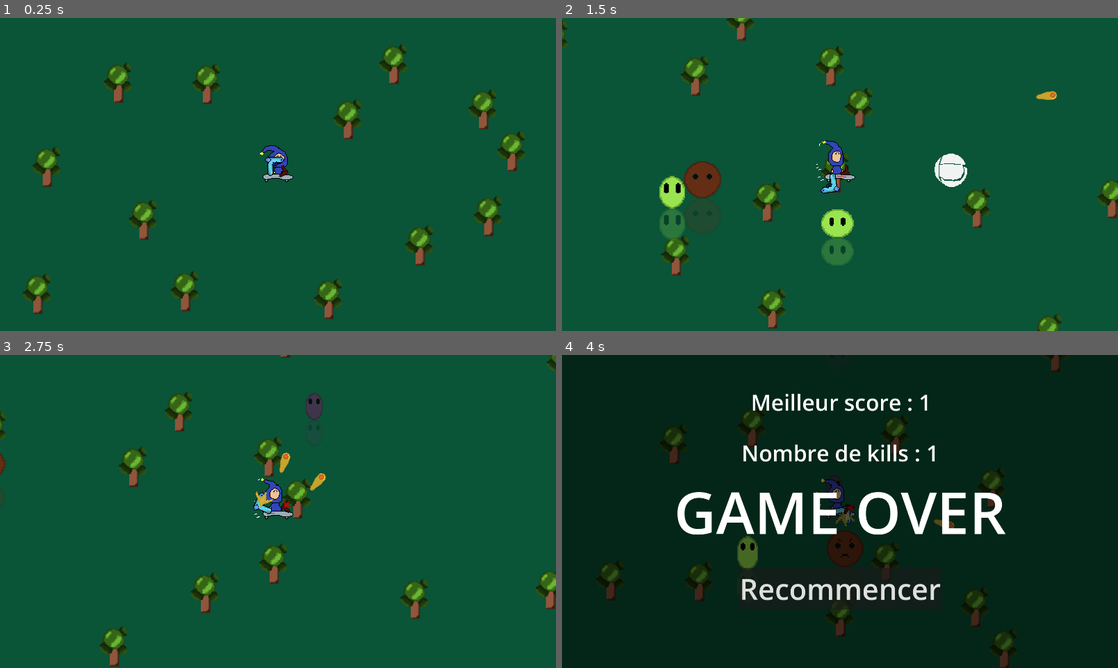
Above: before the commit, frames 1-4 (two rows, left to right).
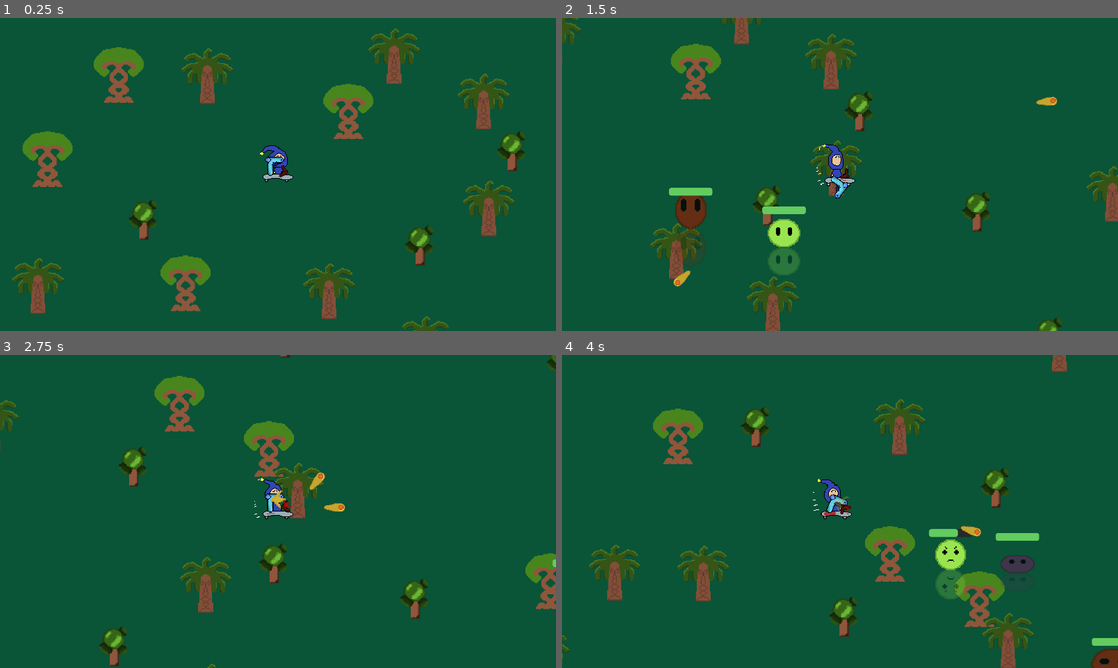
Above: after the commit, the same moments.

Repository: CarrascosaArnaud/VampSurv
Game: Godot game, scene res://scenes/game.tscn
Two runs of this game, one before a commit and one after it. Both use one fixed random seed, a clock stepped at 60 frames per second and the inputs below.
Inputs (mouse positions are in pixels of both pictures, inside the frame that each line leads up to):
- Up to frame 1 (0.25 s): no input
- Up to frame 2 (1.5 s): move the mouse to (962, 158) at 0.52 s; press the mouse at (962, 158) at 0.53 s; hold D (move_right) 0.53-1.28 s; move the mouse to (728, 190) at 1.27 s; release the mouse at (728, 190) at 1.28 s; hold S (move_down) from 1.28 s (still down); click (728, 190) at 1.35 s
- Up to frame 3 (2.75 s): move the mouse to (333, 442) at 2.02 s; release S (move_down) at 2.03 s; press the mouse at (333, 442) at 2.03 s; hold D (move_right) from 2.03 s (still down)
- Up to frame 4 (4 s): move the mouse to (812, 574) at 2.77 s; release D (move_right) at 2.78 s; release the mouse at (812, 574) at 2.78 s; hold W (move_up) 2.78-3.53 s; click (812, 574) at 2.85 s; move the mouse to (1006, 558) at 3.52 s; press the mouse at (1006, 558) at 3.53 s; hold A (move_left) from 3.53 s (still down)

The runs differ from the first frame. In frame 1, 8.6% of the frame differs, in the area x 2-93%, y 3-100%; in frame 2, 9.8%; in frame 3, 4.9%; in frame 4, 100%, in the area x 0-100%, y 0-100%.

Commit message:
v0.8
Lights adds, + scaling difficulty

revoir les arbres -> ok
avoir une difficulté plus progressive avec le temps -> ok
randomiser les messages de fin  -> ok
baisser le son de mort mobs par rapport aux sons des tirs -> ok
rajouter une barre de pv quand mobs pas full hp -> ok
fix le bouton "recommencer" -> pas reussi + menfou
optimiser le code (composition/héritage) -> non (peu applicable)

Diff:
--- a/scenes/audio_manager.tscn
+++ b/scenes/audio_manager.tscn
@@ -84,6 +84,7 @@
 
 [node name="MobDeathSound" type="AudioStreamPlayer" parent="."]
 stream = SubResource("AudioStreamRandomizer_ld8i4")
+volume_db = -18.0
 
 [node name="PlayerDeathSound" type="AudioStreamPlayer" parent="."]
 process_mode = 3
@@ -92,12 +93,11 @@
 [node name="Music" type="AudioStreamPlayer" parent="."]
 process_mode = 3
 stream = ExtResource("8_tecvb")
-autoplay = true
 
 [node name="AutoGunShootSound" type="AudioStreamPlayer" parent="."]
 stream = SubResource("AudioStreamRandomizer_6byjo")
-volume_db = -12.0
+volume_db = -15.0
 
 [node name="ManualGunShootSound" type="AudioStreamPlayer" parent="."]
 stream = SubResource("AudioStreamRandomizer_efuct")
-volume_db = -12.0
+volume_db = -14.0
--- a/scenes/game.tscn
+++ b/scenes/game.tscn
@@ -31,7 +31,7 @@
 rotation = 0.00561791
 
 [node name="SpawnTimer" type="Timer" parent="."]
-wait_time = 0.3
+wait_time = 0.6
 autostart = true
 
 [node name="GameOver" parent="." instance=ExtResource("4_7o7ka")]
--- a/scenes/game_over.tscn
+++ b/scenes/game_over.tscn
@@ -37,9 +37,9 @@
 [node name="Score" type="Label" parent="ColorRect2"]
 unique_name_in_owner = true
 layout_mode = 1
-anchors_preset = 5
-anchor_left = 0.5
-anchor_right = 0.5
+anchors_preset = -1
+anchor_left = 0.50026
+anchor_right = 0.611719
 offset_left = -340.5
 offset_top = 285.0
 offset_right = 340.5
@@ -47,14 +47,18 @@
 grow_horizontal = 2
 theme_override_font_sizes/font_size = 76
 text = "Nombre de kills : 0"
+vertical_alignment = 1
+autowrap_mode = 3
 metadata/_edit_use_anchors_ = true
 
 [node name="BestScore" type="Label" parent="ColorRect2"]
 unique_name_in_owner = true
 layout_mode = 1
-anchors_preset = 5
-anchor_left = 0.5
-anchor_right = 0.5
+anchors_preset = -1
+anchor_left = 0.483333
+anchor_top = 0.00648148
+anchor_right = 0.615625
+anchor_bottom = 0.00648148
 offset_left = -308.0
 offset_top = 110.0
 offset_right = 373.0
@@ -62,9 +66,11 @@
 grow_horizontal = 2
 theme_override_font_sizes/font_size = 76
 text = "Meilleur score : 0"
+vertical_alignment = 1
+autowrap_mode = 3
 metadata/_edit_use_anchors_ = true
 
-[node name="StartOver2" type="Button" parent="."]
+[node name="StartOver" type="Button" parent="."]
 anchors_preset = 7
 anchor_left = 0.5
 anchor_top = 1.0
@@ -79,3 +85,5 @@
 theme_override_font_sizes/font_size = 100
 text = "Recommencer"
 metadata/_edit_use_anchors_ = true
+
+[connection signal="pressed" from="StartOver" to="." method="_on_start_over_2_pressed"]
--- a/scenes/mob.tscn
+++ b/scenes/mob.tscn
@@ -1,10 +1,24 @@
-[gd_scene load_steps=4 format=3 uid="uid://bew06lqa0utd5"]
+[gd_scene load_steps=6 format=3 uid="uid://bew06lqa0utd5"]
 
 [ext_resource type="Script" path="res://scripts/mob.gd" id="1_yvdbr"]
 [ext_resource type="PackedScene" uid="uid://cdwcfd15sinom" path="res://scenes/bouboule.tscn" id="3_a73va"]
 
 [sub_resource type="CircleShape2D" id="CircleShape2D_ks51k"]
 radius = 52.0384
+
+[sub_resource type="StyleBoxFlat" id="StyleBoxFlat_05bry"]
+bg_color = Color(0.158472, 0.158472, 0.158472, 1)
+corner_radius_top_left = 8
+corner_radius_top_right = 8
+corner_radius_bottom_right = 8
+corner_radius_bottom_left = 8
+
+[sub_resource type="StyleBoxFlat" id="StyleBoxFlat_54c00"]
+bg_color = Color(0.388235, 0.8, 0.372549, 1)
+corner_radius_top_left = 8
+corner_radius_top_right = 8
+corner_radius_bottom_right = 8
+corner_radius_bottom_left = 8
 
 [node name="Mob" type="CharacterBody2D"]
 collision_layer = 2
@@ -17,3 +31,14 @@
 
 [node name="Bouboule" parent="." instance=ExtResource("3_a73va")]
 unique_name_in_owner = true
+
+[node name="HealthBar" type="ProgressBar" parent="."]
+unique_name_in_owner = true
+offset_left = -75.0
+offset_top = -125.0
+offset_right = 75.0
+offset_bottom = -98.0
+theme_override_styles/background = SubResource("StyleBoxFlat_05bry")
+theme_override_styles/fill = SubResource("StyleBoxFlat_54c00")
+value = 100.0
+show_percentage = false
--- a/scenes/player.tscn
+++ b/scenes/player.tscn
@@ -40,6 +40,8 @@
 shape = SubResource("CapsuleShape2D_38e18")
 
 [node name="Camera2D" type="Camera2D" parent="."]
+position_smoothing_enabled = true
+position_smoothing_speed = 40.0
 
 [node name="AutoGun" parent="." instance=ExtResource("3_4uno5")]
 position = Vector2(-26.225, 0)
@@ -60,7 +62,7 @@
 shape = SubResource("CircleShape2D_uvnvo")
 debug_color = Color(0.913725, 0.223529, 0.490196, 0.419608)
 
-[node name="ProgressBar" type="ProgressBar" parent="."]
+[node name="HealthBar" type="ProgressBar" parent="."]
 unique_name_in_owner = true
 visible = false
 offset_left = -75.0
--- /dev/null
+++ b/scenes/tree.gd
@@ -0,0 +1,4 @@
+extends StaticBody2D
+
+func _ready():
+	$Tree.texture = load('res://assets/tree' + str(randi_range(1,3)) + '.png')
--- a/scenes/tree.tscn
+++ b/scenes/tree.tscn
@@ -1,21 +1,18 @@
-[gd_scene load_steps=3 format=3 uid="uid://d01wiid7ug8gk"]
+[gd_scene load_steps=4 format=3 uid="uid://d01wiid7ug8gk"]
 
-[ext_resource type="Texture2D" uid="uid://dapsl3uftp8fm" path="res://assets/tree.png" id="1_ybtew"]
+[ext_resource type="Script" path="res://scenes/tree.gd" id="1_o18o3"]
+[ext_resource type="Texture2D" uid="uid://dapsl3uftp8fm" path="res://assets/tree1.png" id="2_0oimh"]
 
 [sub_resource type="CircleShape2D" id="CircleShape2D_potau"]
 radius = 19.003
 
 [node name="Tree" type="StaticBody2D"]
-
-[node name="GroundShadow" type="Sprite2D" parent="."]
-modulate = Color(0.184314, 0.345098, 0.4, 1)
-position = Vector2(0, 63)
-scale = Vector2(0.833333, 0.769231)
+script = ExtResource("1_o18o3")
 
 [node name="Tree" type="Sprite2D" parent="."]
 position = Vector2(0, -22.74)
 scale = Vector2(0.4, 0.4)
-texture = ExtResource("1_ybtew")
+texture = ExtResource("2_0oimh")
 
 [node name="CollisionShape2D" type="CollisionShape2D" parent="."]
 position = Vector2(0, 65)
--- a/scripts/game.gd
+++ b/scripts/game.gd
@@ -1,4 +1,23 @@
 extends Node2D
+
+var liveTimer = 0
+var maxTimer = true
+
+func _physics_process(delta):
+	liveTimer += delta
+	if(liveTimer >= 60.0 && maxTimer):
+		$SpawnTimer.wait_time = 0.2
+		maxTimer = false
+	elif(liveTimer >= 50.0 && maxTimer):
+		$SpawnTimer.wait_time = 0.25
+	elif(liveTimer >= 40.0 && maxTimer):
+		$SpawnTimer.wait_time = 0.3
+	elif(liveTimer >= 30.0 && maxTimer):
+		$SpawnTimer.wait_time = 0.40
+	elif(liveTimer >= 20.0 && maxTimer):
+		$SpawnTimer.wait_time = 0.45
+	elif(liveTimer >= 10.0 && maxTimer):
+		$SpawnTimer.wait_time = 0.50
 
 func spawn_mob():
 	var new_mob = preload("res://scenes/mob.tscn").instantiate()
--- a/scripts/game_over.gd
+++ b/scripts/game_over.gd
@@ -2,6 +2,47 @@
 
 @onready var score = 0
 @onready var bestScore = 0
+
+func randomText():
+	var random = randi_range(1,6)
+	if (random == 1):
+		return ("Bien tenté...")
+	elif (random == 2):
+		return ("T'auras essayé")
+	elif (random == 3):
+		return ("Pas dingue")
+	elif (random == 4):
+		return ("Pas ouf")
+	elif (random == 5):
+		return ("Peux mieux faire")
+	elif (random == 6):
+		return ("GAME OVER")
+
+func randomTextScore():
+	var random = randi_range(1,5)
+	if (random == 1):
+		return ("Bien joué")
+	elif (random == 2):
+		return ("C'était pas mal !")
+	elif (random == 3):
+		return ("Bien joué à toi")
+	elif (random == 4):
+		return ("Mieux qu'avant")
+	elif (random == 5):
+		return ("Tu t'améliores")
+
+func randomTextBetterScore():
+	var random = randi_range(1,5)
+	if (random == 1):
+		return ("Joli score ça !")
+	elif (random == 2):
+		return ("Tu es LEGALEMENT skillé")
+	elif (random == 3):
+		return ("Pas mal du tout !")
+	elif (random == 4):
+		return ("De mieux en mieux")
+	elif (random == 5):
+		return ("Solide départ")
 
 func gameOver():
 	AudioManager.music.set_volume_db(-15)
@@ -9,9 +50,14 @@
 
 	if GameOver.bestScore < GameOver.score:
 		GameOver.bestScore = GameOver.score
-		%GameOverText.text = str("Bien joué !")
+		if (GameOver.score >= 50) :
+			%GameOverText.text = randomTextBetterScore()
+		else:
+			%GameOverText.text = randomTextScore()
 
+	%GameOverText.text = randomText()
 	%Score.text = str("Nombre de kills : " , GameOver.score);
 	%BestScore.text = str("Meilleur score : " , GameOver.bestScore);
+	#$ColorRect2/LiveTimer.text = str("Temps en vie : ", round(Game.liveTimer), " s");
 	get_tree().paused = true
 	GameOver.score = 0
--- a/scripts/mob.gd
+++ b/scripts/mob.gd
@@ -20,6 +20,8 @@
 		health = 1
 		speed = 900
 
+	%HealthBar.max_value = health
+
 func _physics_process(delta):
 	var direction = global_position.direction_to(player.global_position)
 	velocity = direction * speed
@@ -29,6 +31,7 @@
 func take_damage():
 	health -= 1
 	%Bouboule.play_hurt()
+	%HealthBar.value = health
 
 	if health <= 0:
 		AudioManager.mob_death_sound.play()
--- a/scripts/player.gd
+++ b/scripts/player.gd
@@ -5,13 +5,14 @@
 var health = 0.0
 const SPEED = 1500
 const ACCELERATION = 150
-const FRIC = 400
+const FRICTION = 400
+const DAMAGE_RATE = 5.0
 
 func accelerate(direction: Vector2):
 	velocity = velocity.move_toward(SPEED * direction, ACCELERATION)
 
-func apply_friction():
-	velocity = velocity.move_toward(Vector2.ZERO, FRIC)
+func slowDown():
+	velocity = velocity.move_toward(Vector2.ZERO, FRICTION)
 
 func _physics_process(delta):
 	var direction = Input.get_vector("move_left","move_right","move_up","move_down")
@@ -23,19 +24,17 @@
 		else:
 			$Goofyboi.play_acceleration_animation()
 	else:
-		apply_friction()
+		slowDown()
 		$Goofyboi.play_idle_animation()
 
 	#if (velocity.length() > 0.0):
 		#$Goofyboi.play_run_animation() # %HappyBoo == get_node("HappyBoo") peu importe le chemin
 	#elif(direction.x < SPEED):
 		#$Goofyboi.play_acceleration_animation()
-
-	const DAMAGE_RATE = 5.0
 	var overlapping_mobs = %HurtBox.get_overlapping_bodies()
 	if overlapping_mobs.size() > 0:
 		health -= DAMAGE_RATE * overlapping_mobs.size() * delta
-		%ProgressBar.value = health
+		%HealthBar.value = health
 		#%ProgressBar.max_value = health #pv max
 		if health <= 0.0:
 			health_depleted.emit()
--- /dev/null
+++ b/tools/AttackComponent.gd
@@ -0,0 +1,4 @@
+class_name Attack
+
+@export var attackDamage = 10
+var attackPosition: Vector2
--- /dev/null
+++ b/tools/AttackComponent.tscn
@@ -0,0 +1,6 @@
+[gd_scene load_steps=2 format=3 uid="uid://ciij3lgtsok8b"]
+
+[ext_resource type="Script" path="res://tools/AttackComponent.gd" id="1_avivw"]
+
+[node name="AttackComponent" type="Node2D"]
+script = ExtResource("1_avivw")
--- /dev/null
+++ b/tools/HealthComponent.gd
@@ -0,0 +1,14 @@
+extends Node2D
+class_name HealthComponent
+
+@export var MAX_HEALTH = 10.0
+var health : int
+
+func _ready():
+	health = MAX_HEALTH
+
+func damage(attack: Attack):
+	health -= attack.attack_damage
+
+	if health <= 0:
+		get_parent().queue_free()
--- /dev/null
+++ b/tools/HealthComponent.tscn
@@ -0,0 +1,6 @@
+[gd_scene load_steps=2 format=3 uid="uid://dym8plnfsm1nn"]
+
+[ext_resource type="Script" path="res://tools/HealthComponent.gd" id="1_7oku5"]
+
+[node name="HealthComponent" type="Node2D"]
+script = ExtResource("1_7oku5")
--- /dev/null
+++ b/tools/HitboxComponent.gd
@@ -0,0 +1,8 @@
+extends Area2D
+class_name HitboxComponent
+
+@export var HealthComponent : HealthComponent
+
+func damage(attack: Attack):
+	if HealthComponent:
+		HealthComponent.damage(attack)
--- /dev/null
+++ b/tools/HitboxComponent.tscn
@@ -0,0 +1,6 @@
+[gd_scene load_steps=2 format=3 uid="uid://d3sksl48ui0sh"]
+
+[ext_resource type="Script" path="res://tools/HitboxComponent.gd" id="1_sbs1y"]
+
+[node name="HitboxComponent" type="Area2D"]
+script = ExtResource("1_sbs1y")
Renamed: assets/tree.png -> assets/tree1.png
Not shown, added: assets/tree1.png.import
Binary file added: assets/tree2.png
Not shown, changed: assets/tree2.png.import
Binary file added: assets/tree3.png
Not shown, added: assets/tree3.png.import
